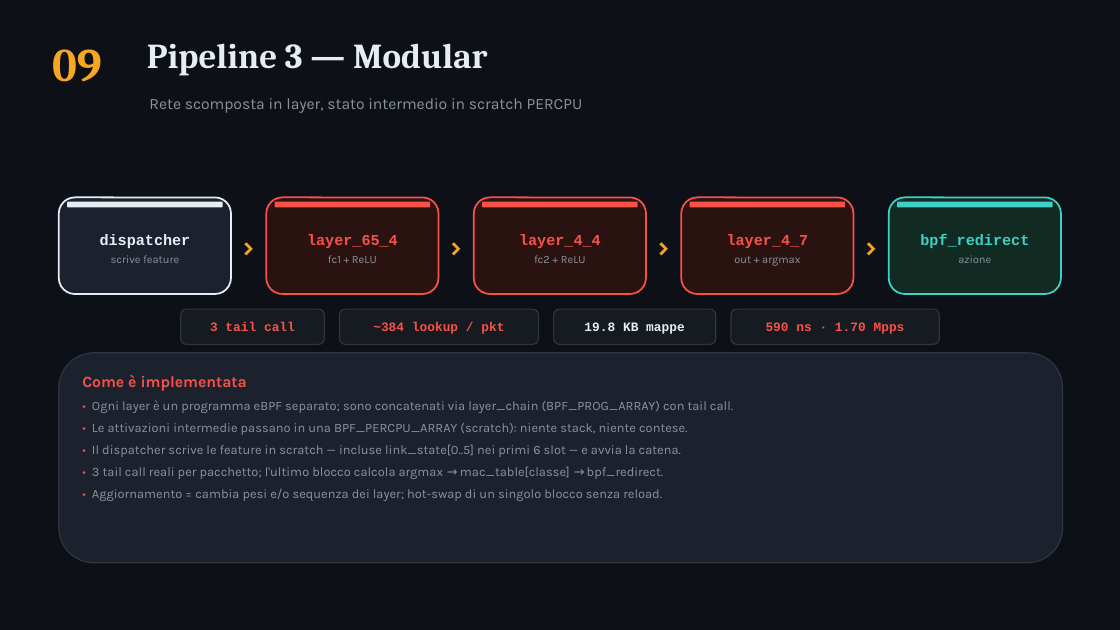
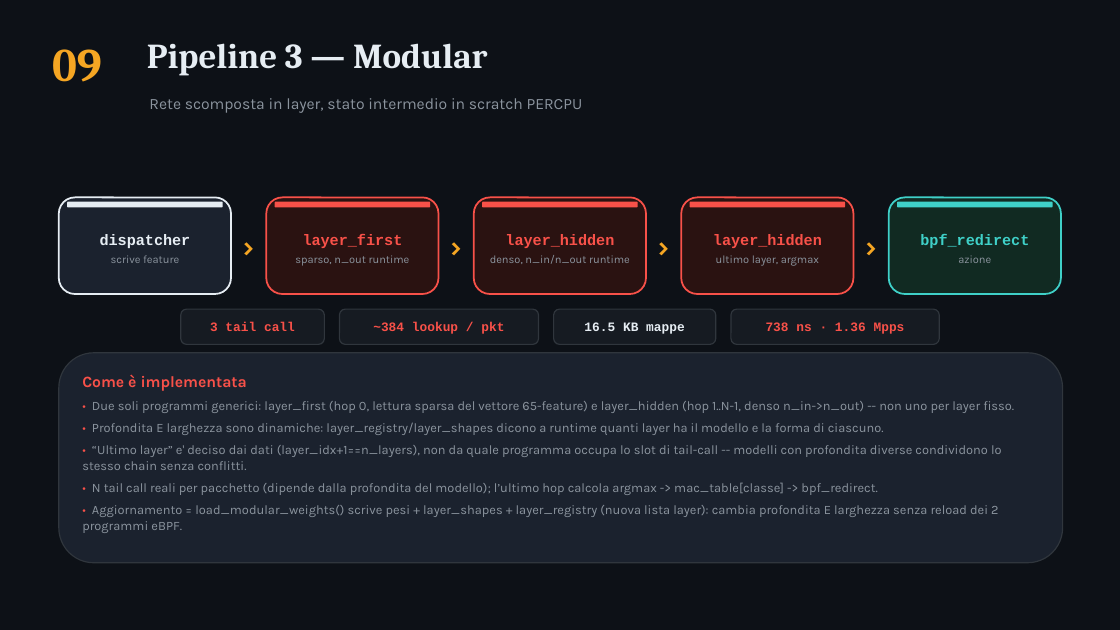
Before and after one commit to ettore-cantile/ipa_lab, a slide deck: slide 10 of docs/IPA_eBPF_pipelines.pptx. Drawn at 1120x630 pixels with LibreOffice and Linux fonts; fonts in the diff are those of the drawing. Boxes give left, top, right and bottom in pixels: in the first picture for what was removed or moved away, otherwise in the second. Text is boxed around its words. In the diff, an @@ line names an element or a change of style, - is before the commit and + after.

```diff
--- a/docs/IPA_eBPF_pipelines.pptx
+++ b/docs/IPA_eBPF_pipelines.pptx
@@ text at [295, 234, 410, 266]: text changed; size 13 to 9.5 pt; font Courier New to Karla; text colour #F85149 to #8B949E; bold off @@
-layer_65_4
-fc1 + ReLU
+layer_first
+sparso, n_out runtime
@@ text at [490, 234, 630, 264]: text changed; size 13 to 9.5 pt; font Courier New to Karla; text colour #F85149 to #8B949E; bold off @@
-layer_4_4
-fc2 + ReLU
+layer_hidden
+denso, n_in/n_out runtime
@@ text at [713, 234, 822, 266]: text changed @@
-layer_4_7
-out + argmax
+layer_hidden
+ultimo layer, argmax
@@ text at [584, 322, 685, 334]: text changed @@
-19.8 KB mappe
+16.5 KB mappe
@@ text at [766, 322, 905, 334]: text changed @@
-590 ns · 1.70 Mpps
+738 ns · 1.36 Mpps
@@ text at [82, 401, 1014, 533]: text changed @@
-• Ogni layer è un programma eBPF separato; sono concatenati via layer_chain (BPF_PROG_ARRAY) con tail call.
-• Le attivazioni intermedie passano in una BPF_PERCPU_ARRAY (scratch): niente stack, niente contese.
-• Il dispatcher scrive le feature in scratch — incluse link_state[0..5] nei primi 6 slot — e avvia la catena.
-• 3 tail call reali per pacchetto; l'ultimo blocco calcola argmax → mac_table[classe] → bpf_redirect.
-• Aggiornamento = cambia pesi e/o sequenza dei layer; hot-swap di un singolo blocco senza reload.
+• Due soli programmi generici: layer_first (hop 0, lettura sparsa del vettore 65-feature) e layer_hidden (hop 1..N-1, denso n_in->n_out) -- non uno per layer fisso.
+• Profondita E larghezza sono dinamiche: layer_registry/layer_shapes dicono a runtime quanti layer ha il modello e la forma di ciascuno.
+• “Ultimo layer” e' deciso dai dati (layer_idx+1==n_layers), non da quale programma occupa lo slot di tail-call -- modelli con profondita diverse condividono lo stesso chain senza conflitti.
+• N tail call reali per pacchetto (dipende dalla profondita del modello); l’ultimo hop calcola argmax -> mac_table[classe] -> bpf_redirect.
+• Aggiornamento = load_modular_weights() scrive pesi + layer_shapes + layer_registry (nuova lista layer): cambia profondita E larghezza senza reload dei 2 programmi eBPF.
```
Also in this commit, not shown: 2 other slides changed, 1 other file.
